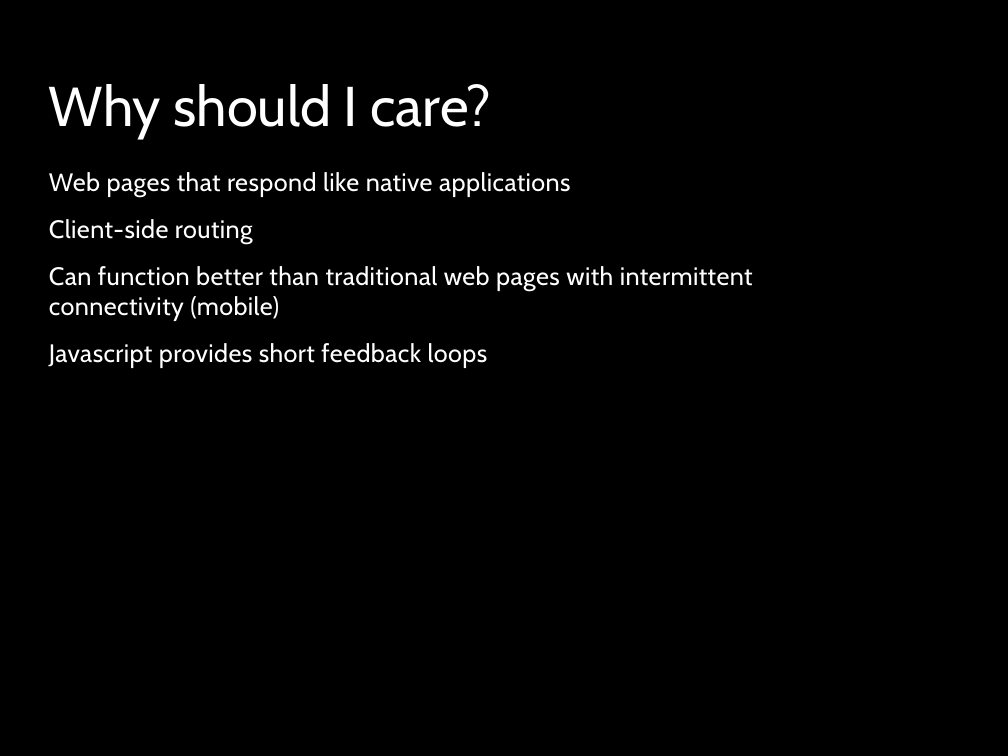
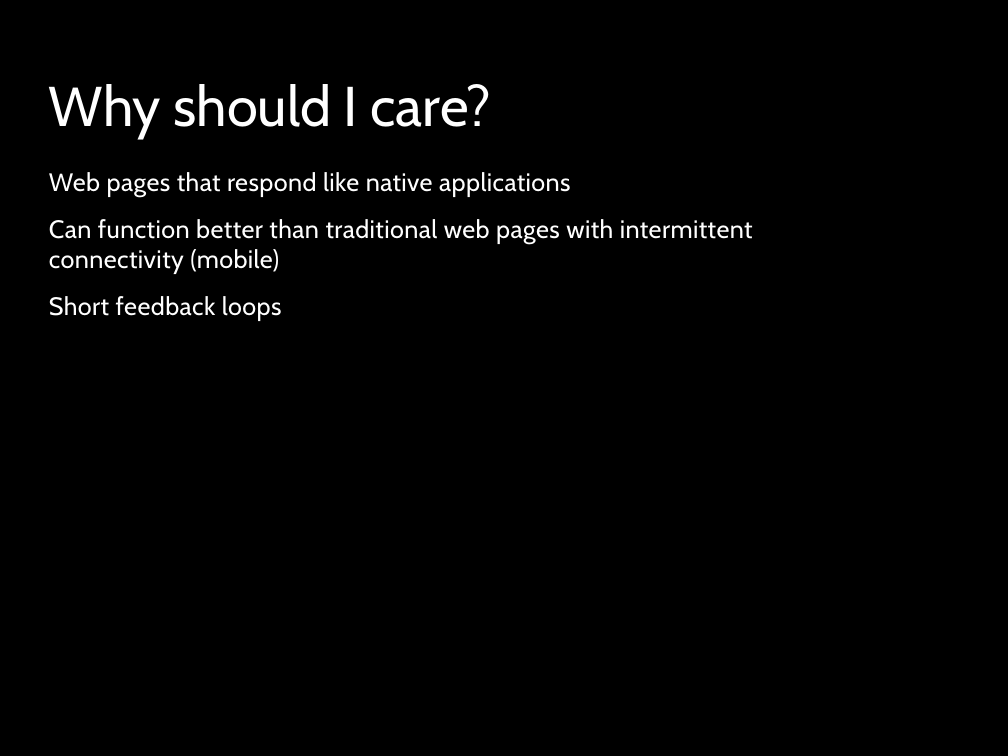
Before and after one commit to kevinkemp/Presentations, a slide deck: slide 5 of angularjs/AngularJS.pptx. Drawn at 1008x756 pixels with LibreOffice and Linux fonts; fonts in the diff are those of the drawing; background and template pictures are left out. Boxes give left, top, right and bottom in pixels: in the first picture for what was removed or moved away, otherwise in the second. Text is boxed around its words. In the diff, an @@ line names an element or a change of style, - is before the commit and + after.

```diff
--- a/angularjs/AngularJS.pptx
+++ b/angularjs/AngularJS.pptx
@@ text at box(49, 219, 253, 244): paragraph removed @@
-Client-side routing
@@ text at box(49, 296, 282, 321): text changed @@
-Javascript provides short feedback loops
+Short feedback loops
```
Also in this commit, not shown: 2 other slides changed.
